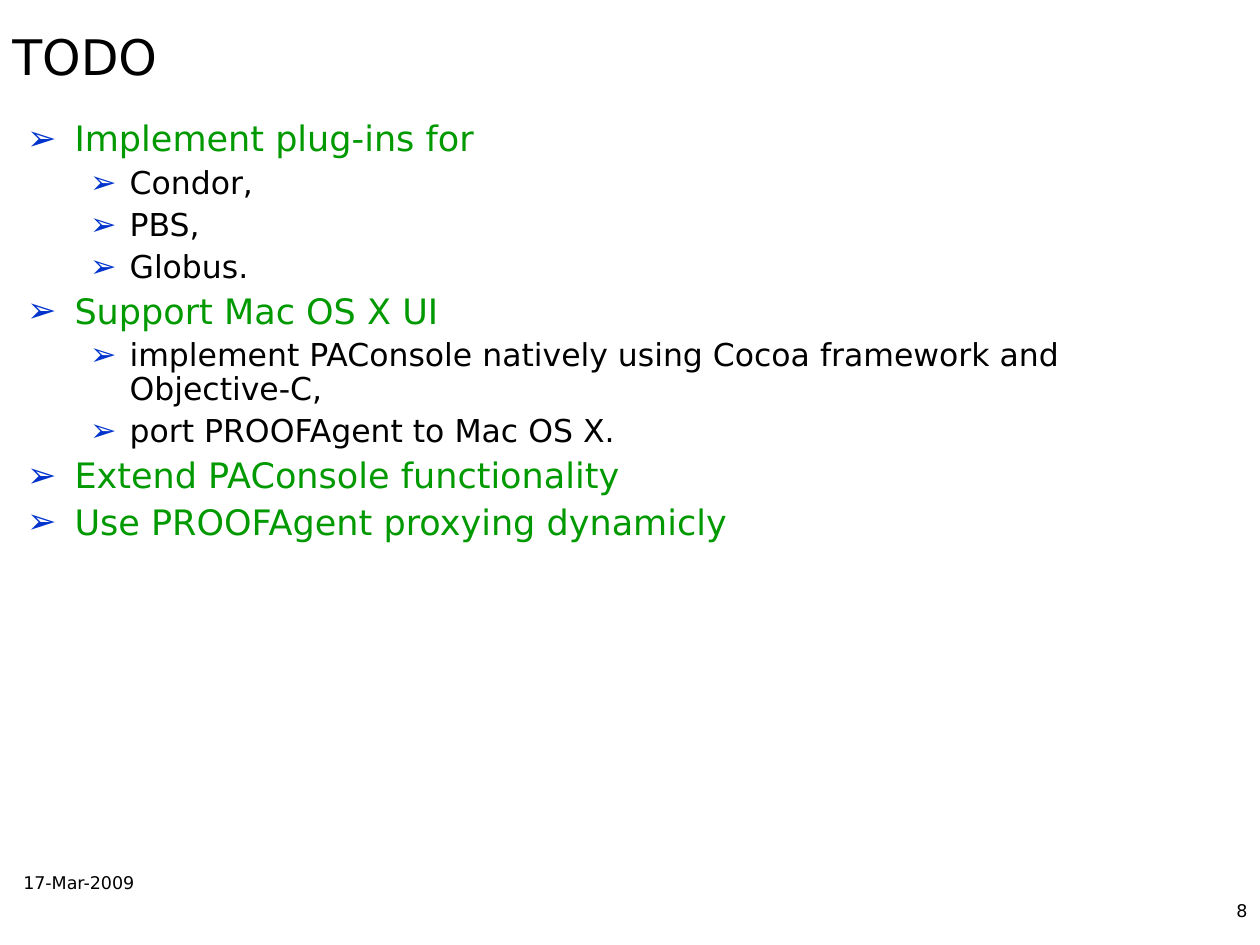
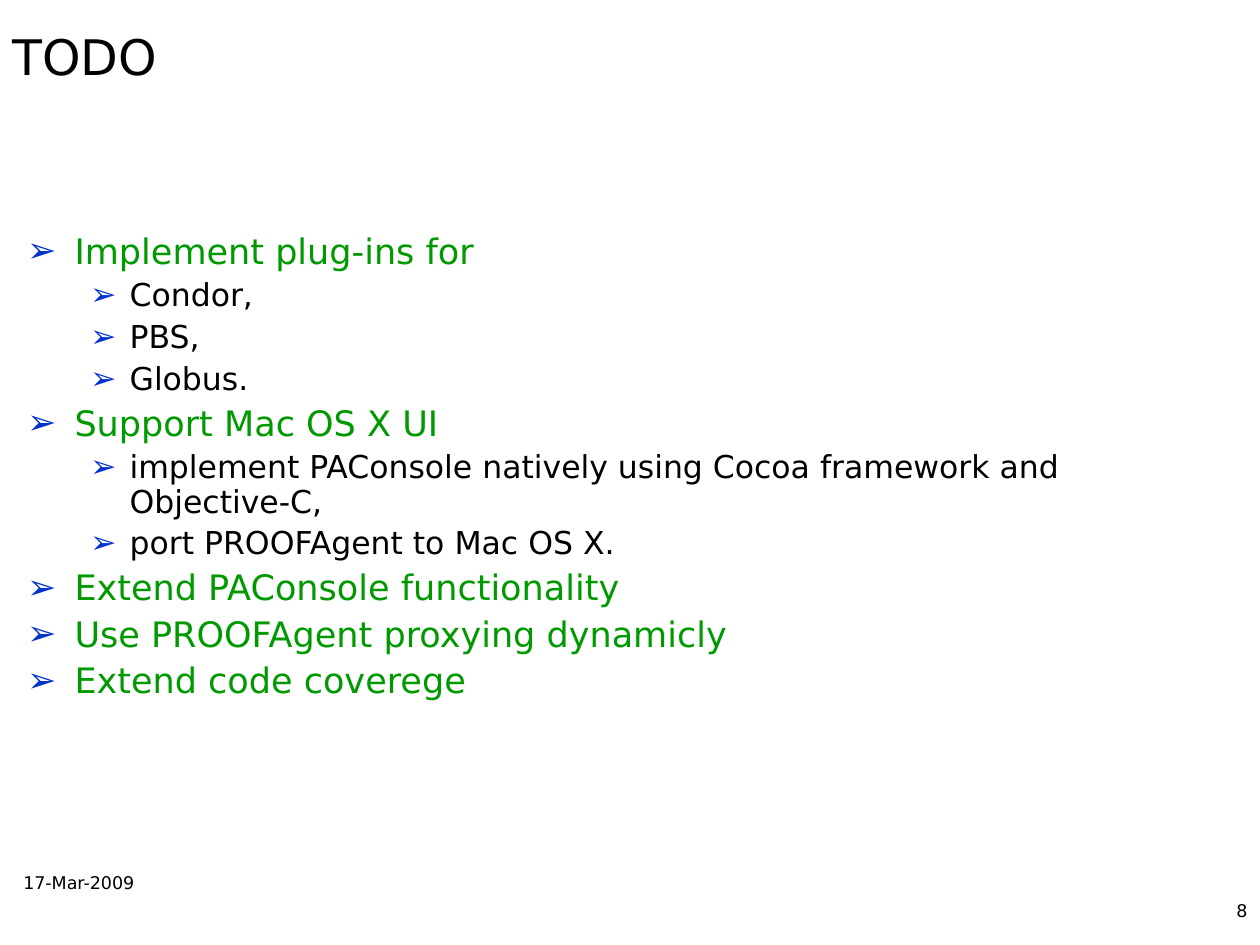
Before and after one commit to AnarManafov/PoDDocumentation, a slide deck: slide 8 of CHEP/CHEP2009/CHEP2009-PoD-AnarManafov.ppt. Drawn at 1260x945 pixels with LibreOffice and Linux fonts; fonts in the diff are those of the drawing; background and template pictures are left out. Boxes give left, top, right and bottom in pixels: in the first picture for what was removed or moved away, otherwise in the second. Text is boxed around its words. In the diff, an @@ line names an element or a change of style, - is before the commit and + after.

```diff
--- a/CHEP/CHEP2009/CHEP2009-PoD-AnarManafov.ppt
+++ b/CHEP/CHEP2009/CHEP2009-PoD-AnarManafov.ppt
@@ text "Implement plug-ins for" at <box>75,237,1059,701</box>: vertical alignment top to middle @@
@@ text at <box>75,666,466,701</box>: paragraph added @@
+➢ Extend code coverege
```
Also in this commit, not shown: 2 other slides changed.
